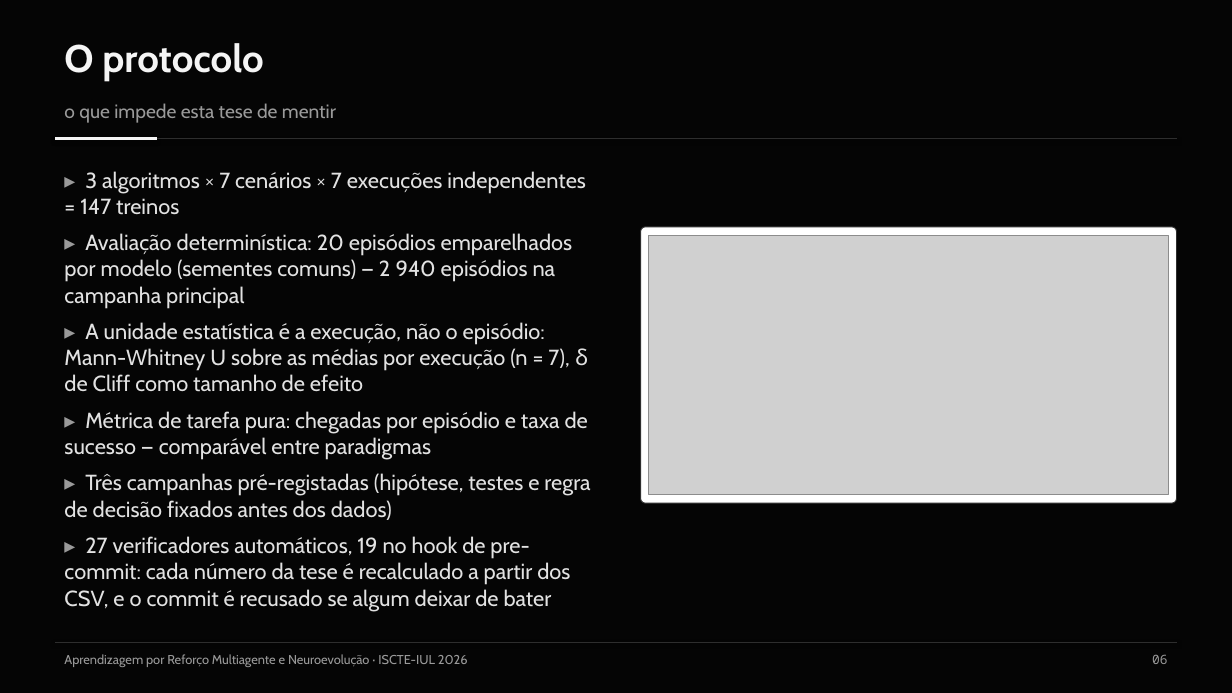
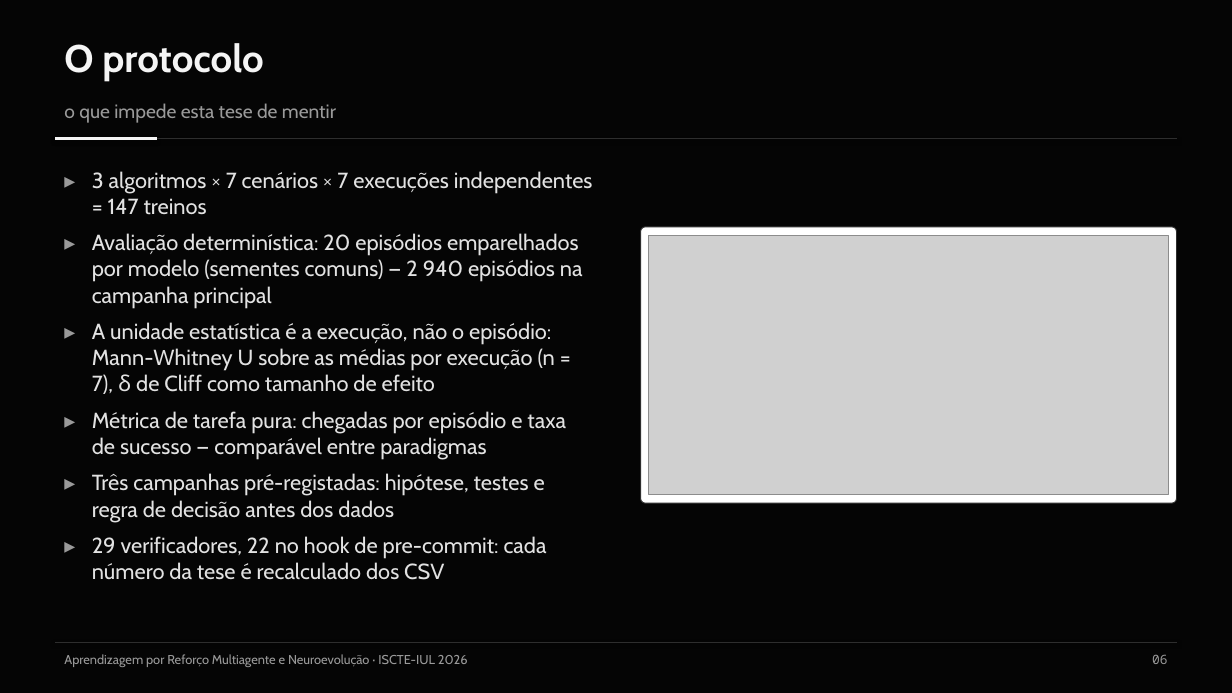
Before and after one commit to Pombo2001/swarm-robotics-tese, a slide deck: slide 7 of Defesa/slides_defesa.pptx. Drawn at 1232x693 pixels with LibreOffice and Linux fonts; fonts in the diff are those of the drawing; grey boxes stand for pictures. Boxes give left, top, right and bottom in pixels: in the first picture for what was removed or moved away, otherwise in the second. Text is boxed around its words. In the diff, an @@ line names an element or a change of style, - is before the commit and + after.

Commit message:
fix(defesa): a cábula e os slides acompanham a tese de 24 set
- cábula: a observação deixa de ser «puramente local» (QI3, §05, §12, glossário);
  o SAC no Gargalo lê-se como sub-treino, não lotaria; pergunta nova sobre a
  réplica 7/21; reprodutibilidade «na mesma máquina», com a reavaliação dos 147
- slides: recuo pendente nos pontos (a 2.ª linha deixa de cair sob o marcador);
  protocolo mais curto; limitações com a perceção global do enxame
- 29 verificadores, 22 no hook (os slides diziam 27/19, a cábula 28/21)

```diff
--- a/Defesa/slides_defesa.pptx
+++ b/Defesa/slides_defesa.pptx
@@ text at [92, 171, 593, 460]: indent changed @@
@@ text at [92, 473, 547, 580]: text changed @@
-▸ Três campanhas pré-registadas (hipótese, testes e regra de decisão fixados antes dos dados)
-▸ 27 verificadores automáticos, 19 no hook de pre-commit: cada número da tese é recalculado a partir dos CSV, e o commit é recusado se algum deixar de bater
+▸ Três campanhas pré-registadas: hipótese, testes e regra de decisão antes dos dados
+▸ 29 verificadores, 22 no hook de pre-commit: cada número da tese é recalculado dos CSV
```
Also in this commit, not shown: 15 other slides changed, 6 other files.
